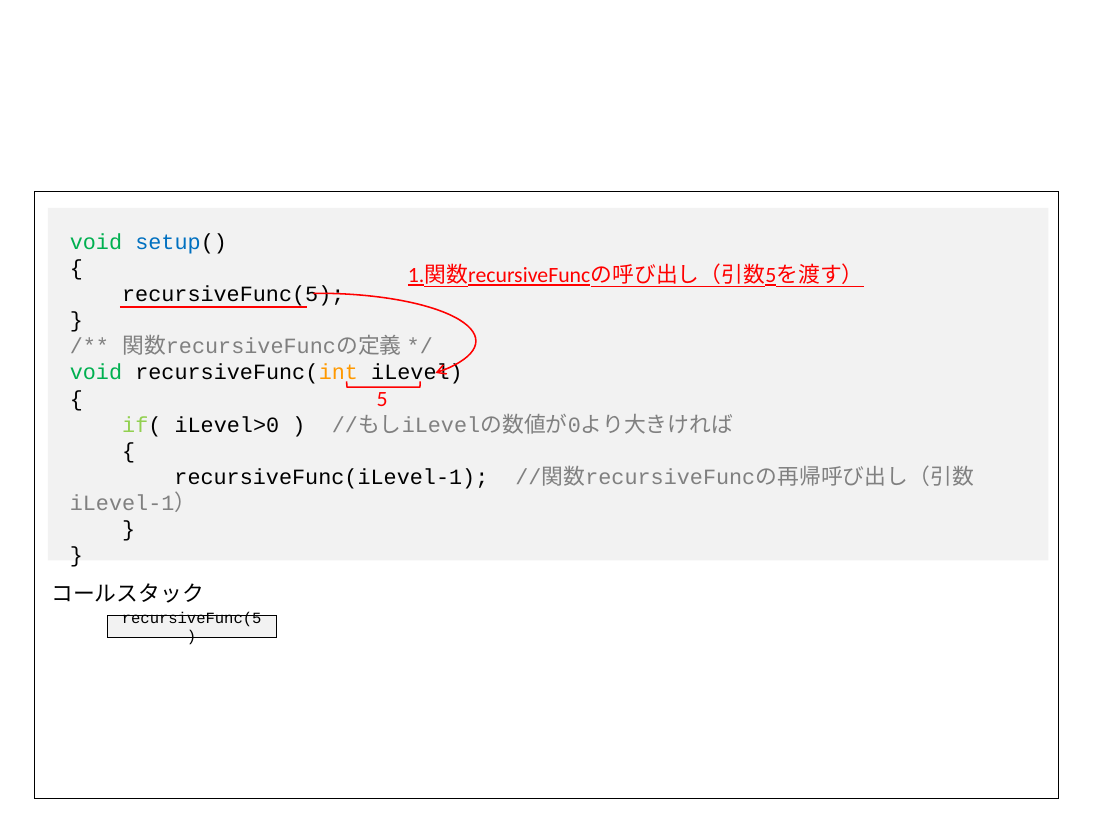
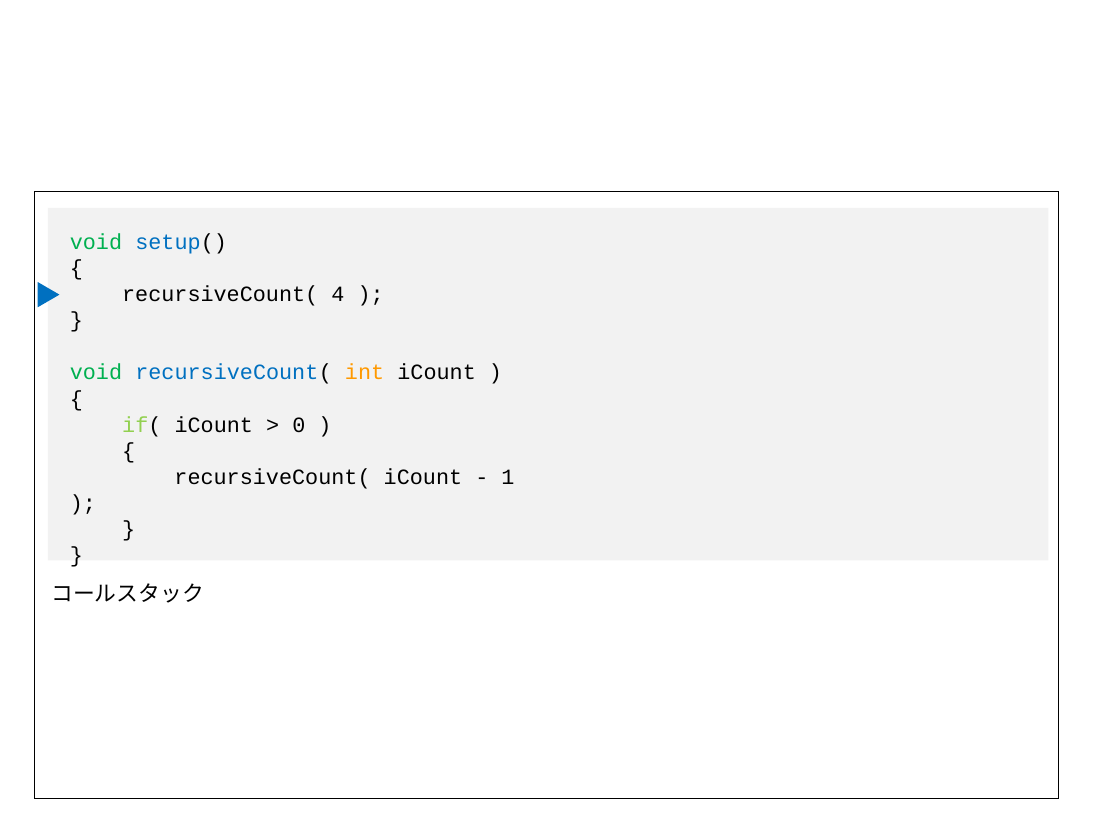
Before and after one commit to afukushimagit/afukushimagit.github.io, a slide deck: slide 3 of images/recursive/図素材.pptx (slide 1 before the commit). Drawn at 1120x840 pixels with LibreOffice and Linux fonts; fonts in the diff are those of the drawing. Boxes give left, top, right and bottom in pixels: in the first picture for what was removed or moved away, otherwise in the second. Text is boxed around its words. In the diff, an @@ line names an element or a change of style, - is before the commit and + after.

```diff
--- a/images/recursive/図素材.pptx
+++ b/images/recursive/図素材.pptx
@@ text removed at (408, 264, 864, 287) @@
-1.関数recursiveFuncの呼び出し（引数5を渡す）
@@ triangle added at (38, 281, 59, 307), fill #0070C0 @@
@@ text at (122, 285, 344, 306): text changed @@
-recursiveFunc(5);
+recursiveCount( 4 );
@@ arc (boxed as its full ellipse) removed at (160, 293, 475, 389) @@
@@ line removed from (120, 307) to (307, 307) @@
@@ text at (70, 364, 475, 384): text changed; text colour #808080 to #0070C0 @@
-/** 関数recursiveFuncの定義 */
-void recursiveFunc(int iLevel)
+void recursiveCount( int iCount )
@@ left bracket removed at (347, 381, 421, 387) @@
@@ text at (122, 416, 305, 437): text changed; text colour #808080 to #000000 @@
-if( iLevel>0 ) //もしiLevelの数値が0より大きければ
+if( iCount > 0 )
@@ text removed at (377, 392, 388, 406) @@
-5
@@ text at (174, 468, 514, 489): text changed; text colour #808080 to #000000 @@
-recursiveFunc(iLevel-1); //関数recursiveFuncの再帰呼び出し（引数iLevel-1）
+recursiveCount( iCount - 1 );
@@ rectangle removed at (108, 615, 277, 637) @@
-recursiveFunc(5)
```
Also in this commit, not shown: 4 other slides changed, 14 slides added, 5 slides removed, 45 other files.
